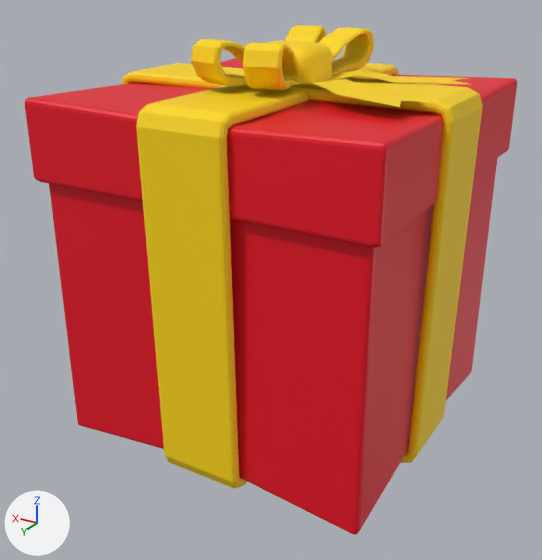
What one commit did to the glTF model Models/SM_GiftBox_01.glb.
Camera for both pictures: a 50 mm camera at (-1.046, 1.84, 1.328) aimed at (-0.002, 0.101, 0.458). Every picture has the same lights, and +X, +Y and +Z are marked at lower left. Vertices at the same position are counted once.

The first picture shows 'SM_GiftBox_01'.
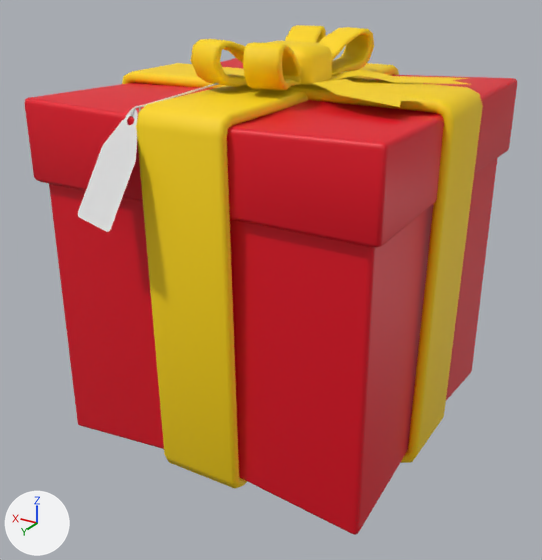
Edits to the scene script, one JSON object a line:
```json
{"op": "add", "block": "mat_material_015", "code": ["mat_material_015 = principled_material('Material.015')", "mat_material_015.base_color = (0.8, 0.8, 0.8)  # white #e7e7e7"]}
{"op": "add", "block": "mat_material_017", "code": ["mat_material_017 = principled_material('Material.017')", "mat_material_017.base_color = (0.8, 0.8, 0.8)  # white #e7e7e7"]}
{"block": "me_plane_001", "where": "# used by ob_sm_giftbox_01; location = (0.0, 0.0, 0.0)"}
{"op": "remove", "block": "me_plane_001", "code": "me_plane_001.from_pydata(...)  # 1642 vertices, 3268 faces; spans x -0.509..0.509, y -0.511..0.511, z -0.013..1.14"}
{"op": "add", "block": "me_plane_001", "code": "me_plane_001.from_pydata(...)  # 1787 vertices, 3513 faces; spans x -0.509..0.509, y -0.511..0.61, z -0.013..1.14"}
{"block": "me_plane_001", "change": "me_plane_001 part 1: a new loose piece of 104 vertices spanning x 0.042..0.152, y 0.209..0.487, z 0.978..1.046, in mat_material_017 (white #e7e7e7)"}
{"block": "me_plane_001", "change": "me_plane_001 part 2: a new loose piece of 41 vertices spanning x 0.102..0.259, y 0.474..0.61, z 0.737..1.001, in mat_material_015 (white #e7e7e7)"}
{"block": "me_plane_001", "change": "me_plane_001 part 3: the surface is now shaded smooth"}
{"op": "add", "block": "me_plane_001", "code": "me_plane_001.materials.append(mat_material_015)  # white #e7e7e7"}
{"op": "add", "block": "me_plane_001", "code": "me_plane_001.materials.append(mat_material_017)  # white #e7e7e7"}
```

Boxes [x1, y1, x2, y2] around the edits, measured in the pictures (542 x 560 px):
```json
{"part": 1, "of": "me_plane_001", "change": "added", "after": [130, 83, 219, 118]}
{"part": 2, "of": "me_plane_001", "change": "added", "after": [78, 109, 138, 232]}
```
